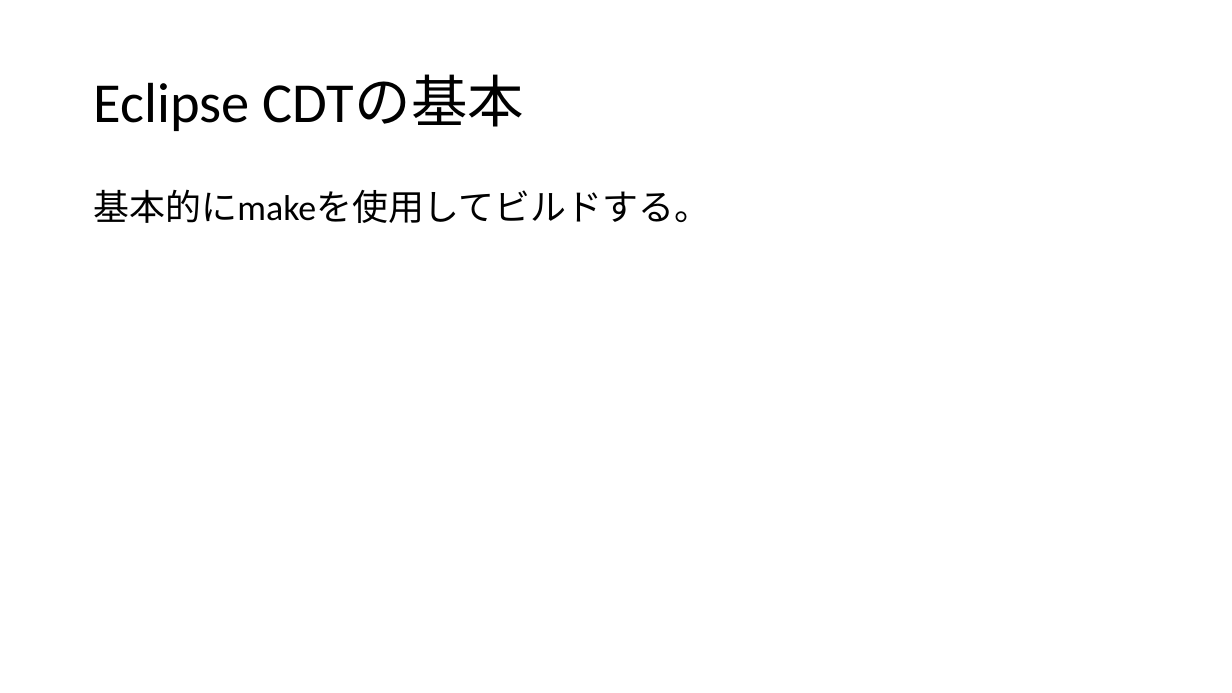
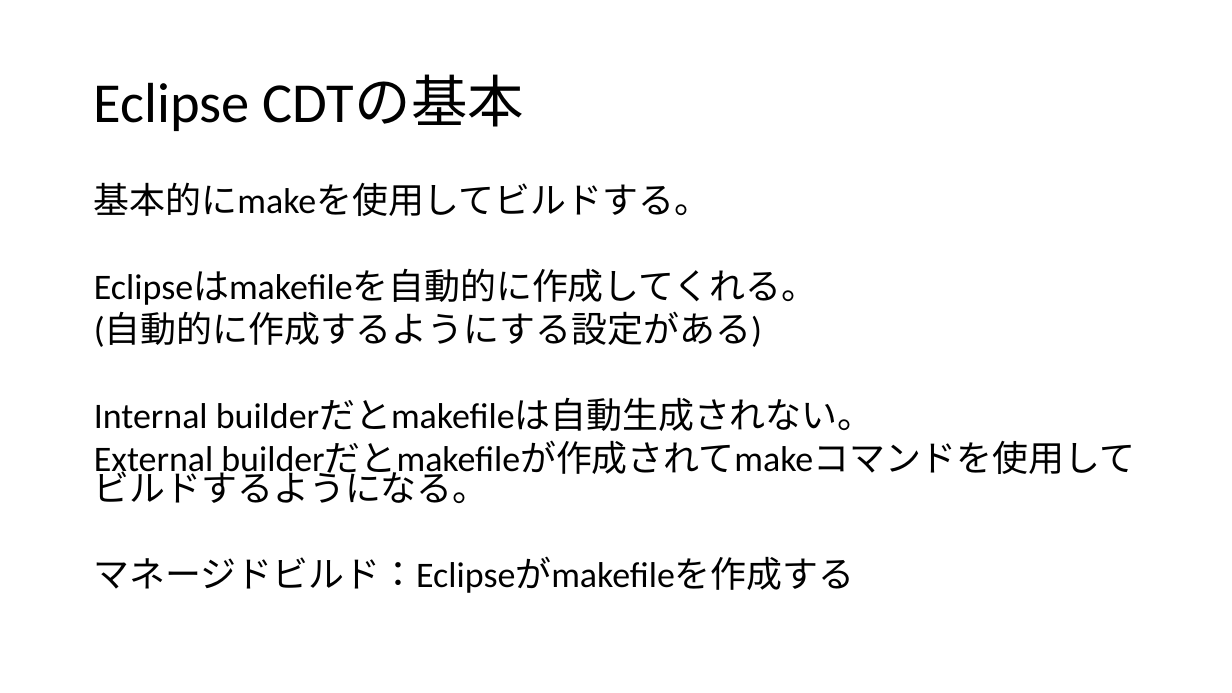
Before and after one commit to acchi17/ShareDocs, a slide deck: slide 6 of StudyEclipse/StudyEclipse.pptx (slide 5 before the commit). Drawn at 1232x693 pixels with LibreOffice and Linux fonts; fonts in the diff are those of the drawing. Boxes give left, top, right and bottom in pixels: in the first picture for what was removed or moved away, otherwise in the second. Text is boxed around its words. In the diff, an @@ line names an element or a change of style, - is before the commit and + after.

```diff
--- a/StudyEclipse/StudyEclipse.pptx
+++ b/StudyEclipse/StudyEclipse.pptx
@@ text at [94,182,710,216]: line spacing 0.9 to 0.7 @@
@@ text at [94,269,874,593]: paragraphs added @@
+Eclipseはmakefileを自動的に作成してくれる。
+(自動的に作成するようにする設定がある)
+Internal builderだとmakefileは自動生成されない。
+External builderだとmakefileが作成されてmakeコマンドを使用してビルドするようになる。
+マネージドビルド：Eclipseがmakefileを作成する
```
Also in this commit, not shown: 3 slides added.
